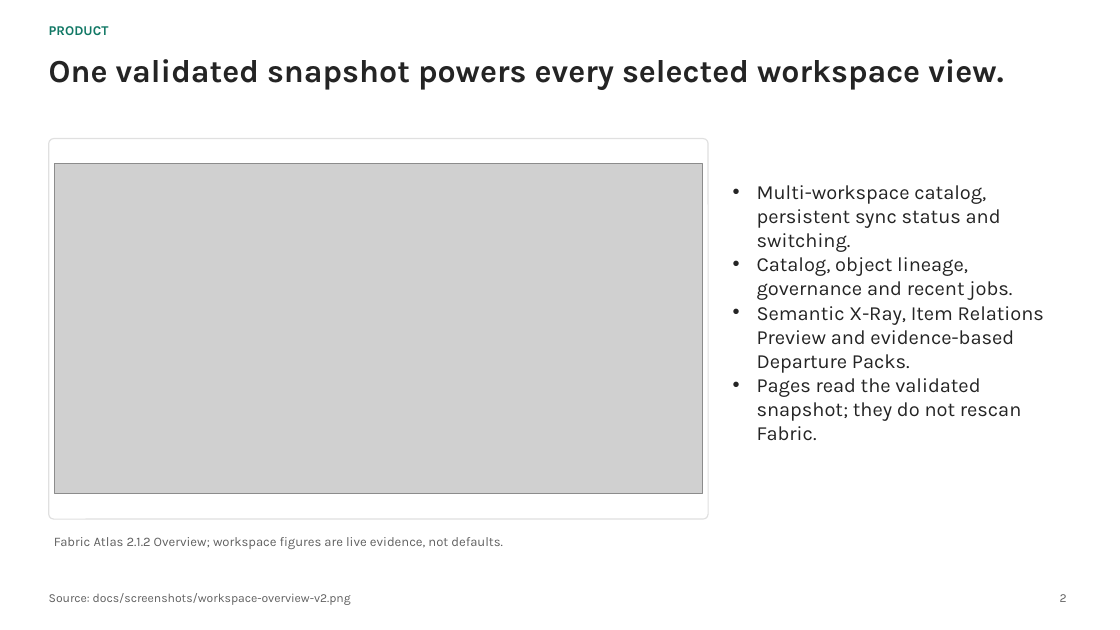
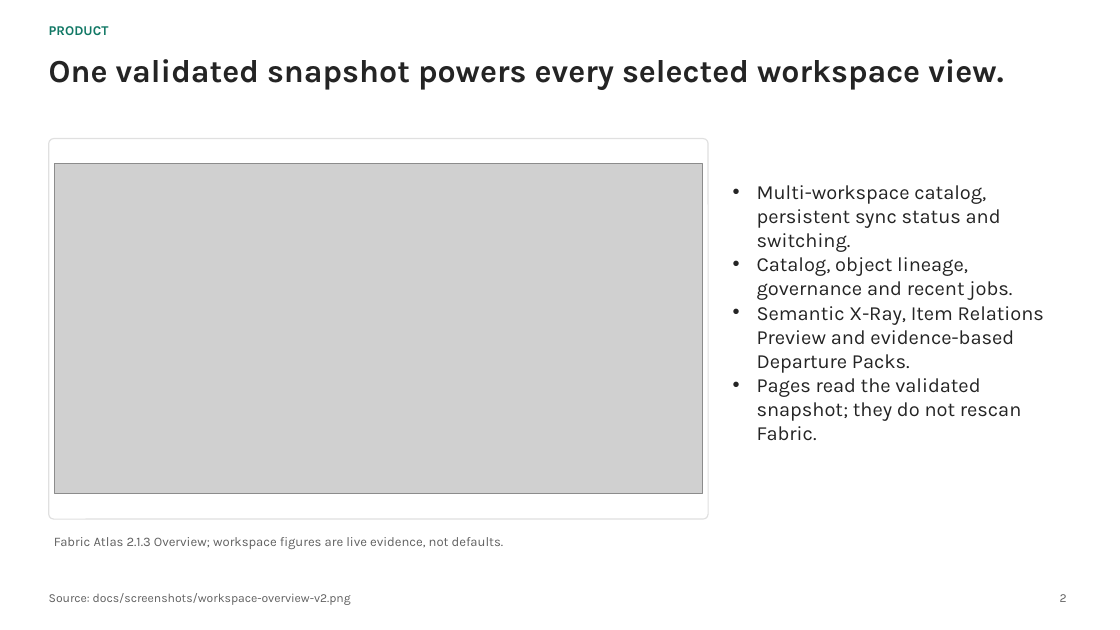
Before and after one commit to fredgis/FabricAtlas, a slide deck: slide 3 of prez/Fabric-Atlas-Dev-Architecture.pptx. Drawn at 1120x630 pixels with LibreOffice and Linux fonts; fonts in the diff are those of the drawing; grey boxes stand for pictures. Boxes give left, top, right and bottom in pixels: in the first picture for what was removed or moved away, otherwise in the second. Text is boxed around its words. In the diff, an @@ line names an element or a change of style, - is before the commit and + after.

```diff
--- a/prez/Fabric-Atlas-Dev-Architecture.pptx
+++ b/prez/Fabric-Atlas-Dev-Architecture.pptx
@@ text at (54, 537, 504, 549): text changed @@
-Fabric Atlas 2.1.2 Overview; workspace figures are live evidence, not defaults.
+Fabric Atlas 2.1.3 Overview; workspace figures are live evidence, not defaults.
```
Also in this commit, not shown: 1 other slide changed, 10 other files.
